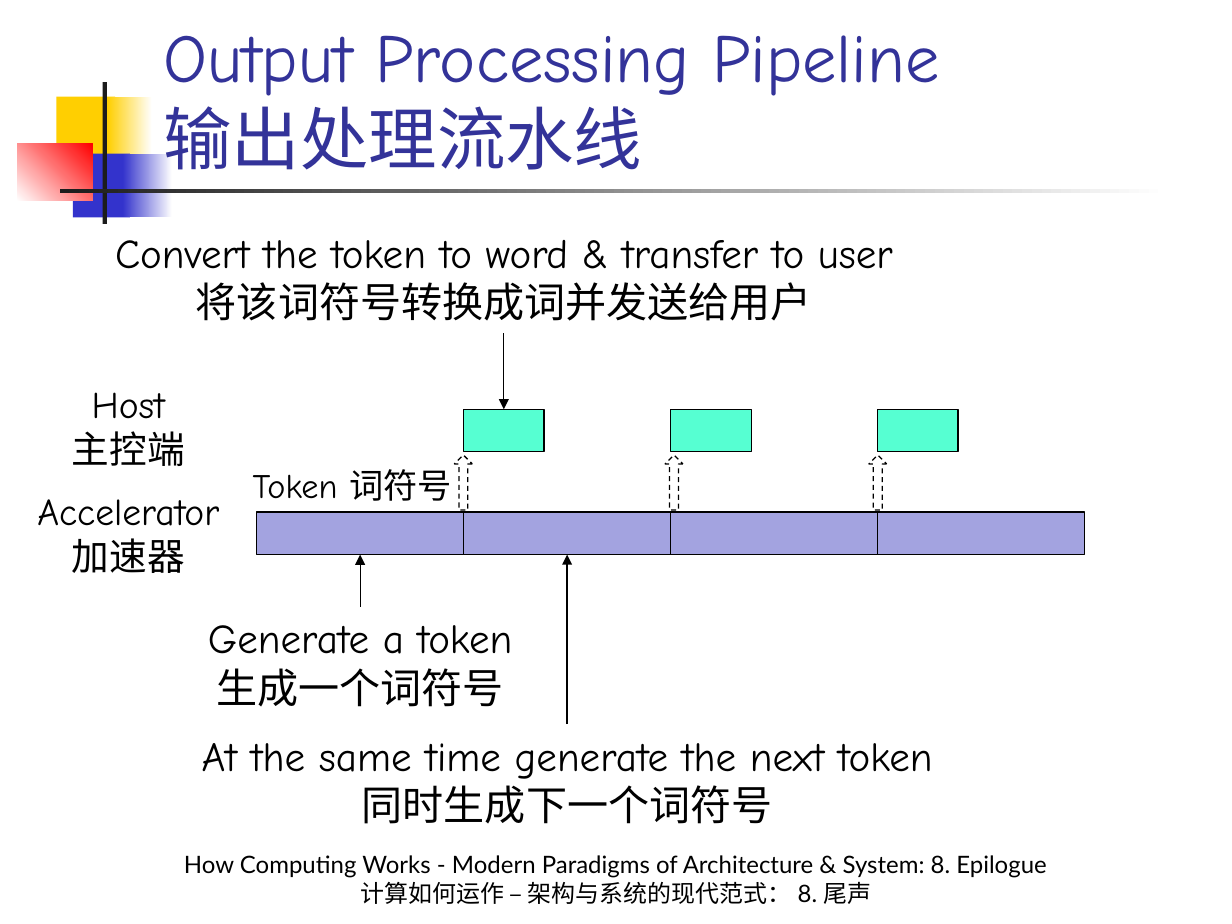
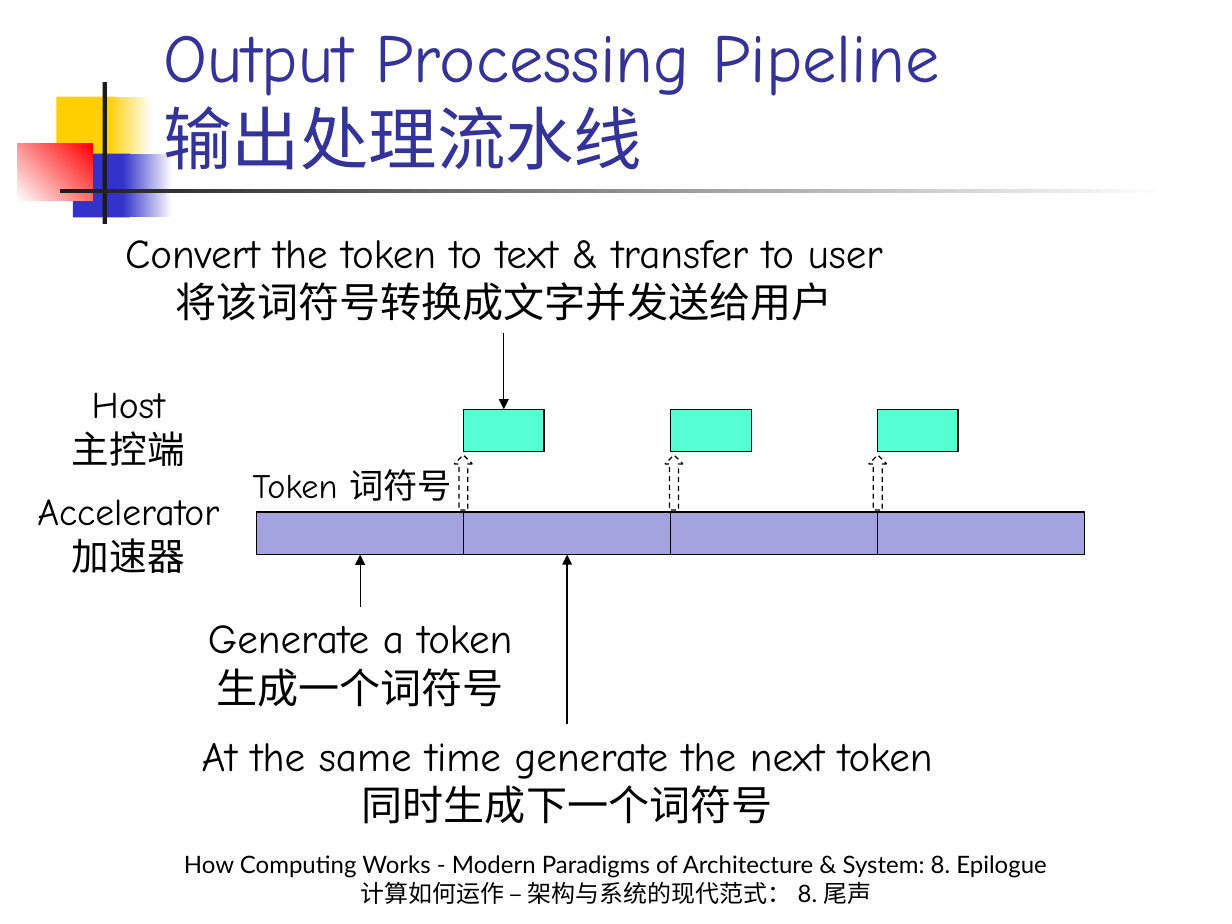
Before and after one commit to licongintel/courseMaterial, a slide deck: slide 33 of HCWMPA&S/Slides/8. Epilogue.pptx. Drawn at 1232x924 pixels with LibreOffice and Linux fonts; fonts in the diff are those of the drawing. Boxes give left, top, right and bottom in pixels: in the first picture for what was removed or moved away, otherwise in the second. Text is boxed around its words. In the diff, an @@ line names an element or a change of style, - is before the commit and + after.

Commit message:
Refine some wording in Sec. 8

```diff
--- a/HCWMPA&S/Slides/8. Epilogue.pptx
+++ b/HCWMPA&S/Slides/8. Epilogue.pptx
@@ text at (125, 240, 883, 321): text changed @@
-Convert the token to word & transfer to user
-将该词符号转换成词并发送给用户
+Convert the token to text & transfer to user
+将该词符号转换成文字并发送给用户
```
Also in this commit, not shown: 16 other slides changed.
